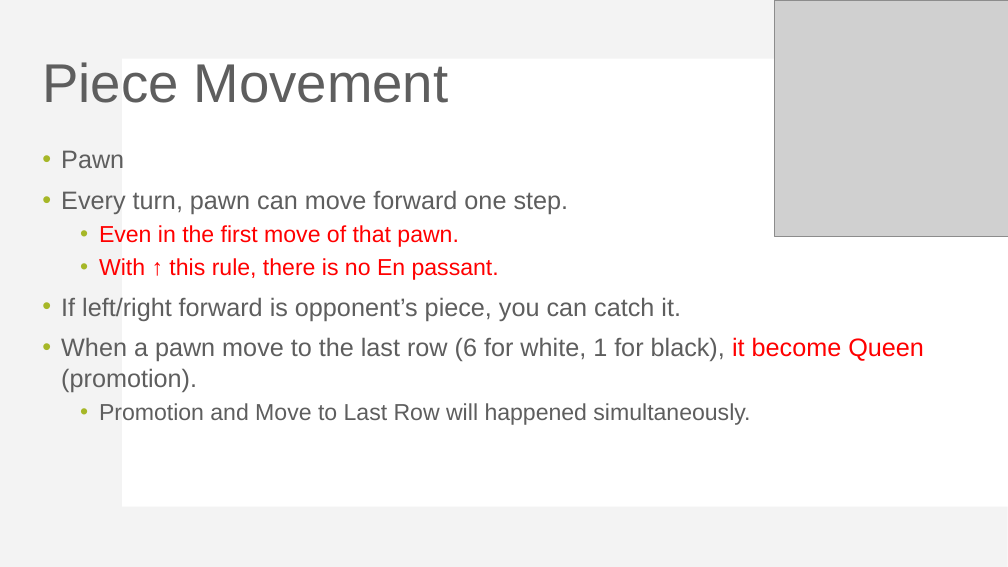
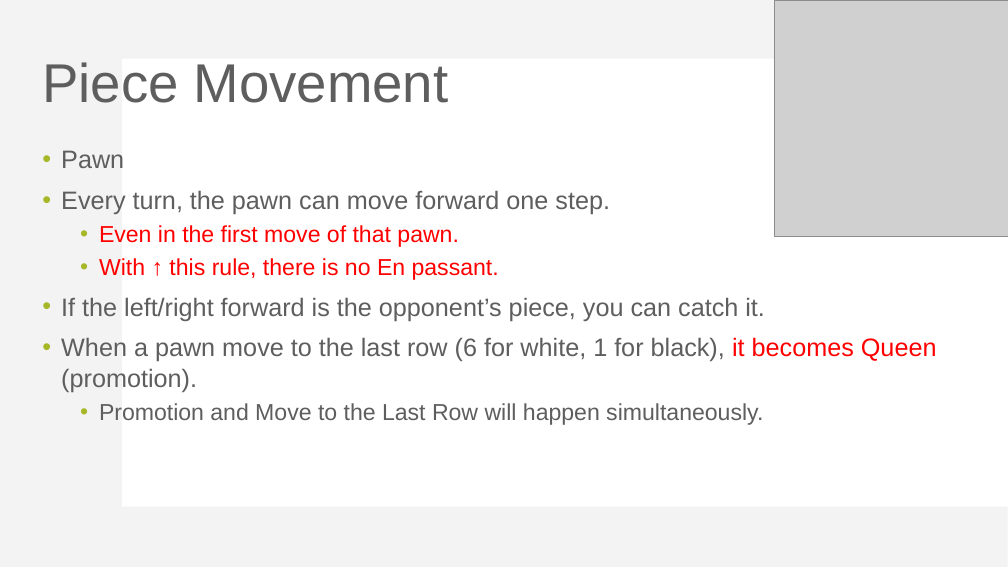
Before and after one commit to yeudah/I2P3-mingxiaa, a slide deck: slide 13 of document/Mini-Project-3-introduction.pptx. Drawn at 1008x567 pixels with LibreOffice and Linux fonts; fonts in the diff are those of the drawing; grey boxes stand for pictures. Boxes give left, top, right and bottom in pixels: in the first picture for what was removed or moved away, otherwise in the second. Text is boxed around its words. In the diff, an @@ line names an element or a change of style, - is before the commit and + after.

```diff
--- a/document/Mini-Project-3-introduction.pptx
+++ b/document/Mini-Project-3-introduction.pptx
@@ text at box(61, 190, 610, 214): text changed @@
-• Every turn, pawn can move forward one step.
+• Every turn, the pawn can move forward one step.
@@ text at box(61, 297, 937, 425): text changed @@
-• If left/right forward is opponent’s piece, you can catch it.
-• When a pawn move to the last row (6 for white, 1 for black), it become Queen (promotion).
-  • Promotion and Move to Last Row will happened simultaneously.
+• If the left/right forward is the opponent’s piece, you can catch it.
+• When a pawn move to the last row (6 for white, 1 for black), it becomes Queen (promotion).
+  • Promotion and Move to the Last Row will happen simultaneously.
```
Also in this commit, not shown: 22 other slides changed.
